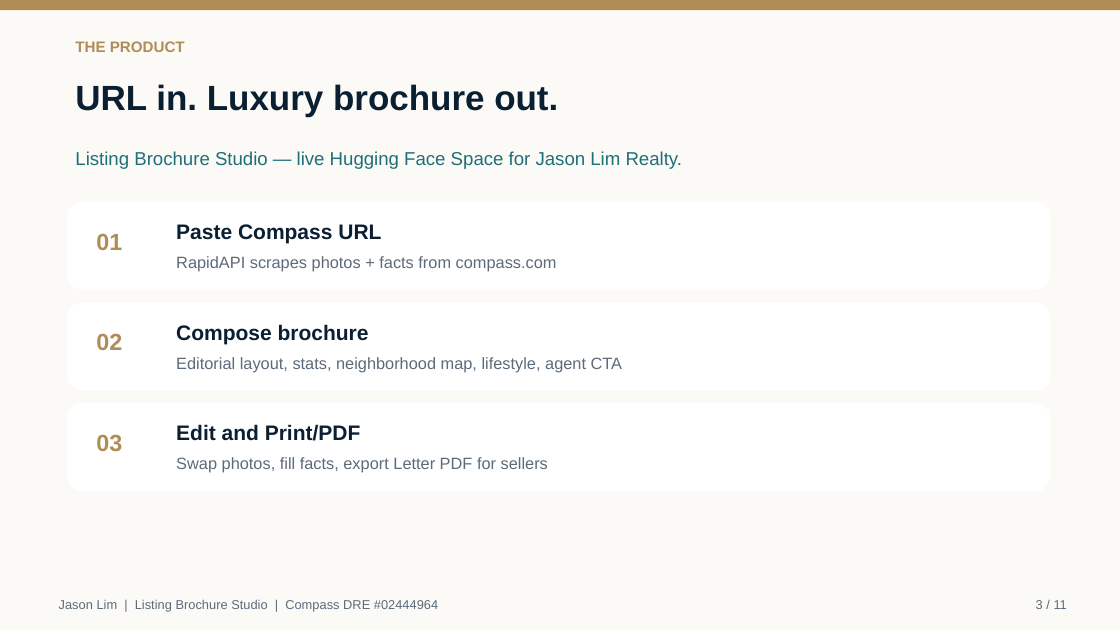
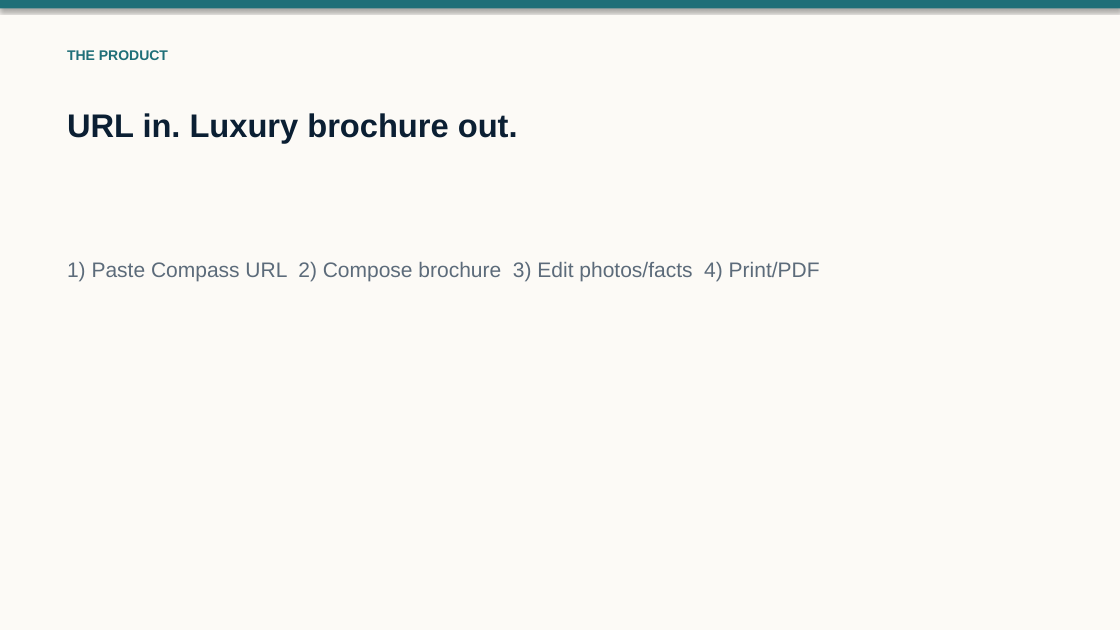
Before and after one commit to jhhlim/LLMFundamentals, a slide deck: slide 3 of Jason_Lim_Project_Notes_Demo_10min_VC_Pitch_Keynote.pptx. Drawn at 1120x630 pixels with LibreOffice and Linux fonts; fonts in the diff are those of the drawing. Boxes give left, top, right and bottom in pixels: in the first picture for what was removed or moved away, otherwise in the second. Text is boxed around its words. In the diff, an @@ line names an element or a change of style, - is before the commit and + after.

```diff
--- a/Jason_Lim_Project_Notes_Demo_10min_VC_Pitch_Keynote.pptx
+++ b/Jason_Lim_Project_Notes_Demo_10min_VC_Pitch_Keynote.pptx
@@ rectangle at (x1=0, y1=0, x2=1120, y2=630): shadow on @@
@@ rectangle at (x1=0, y1=0, x2=1120, y2=8): fill #B08D57 to #1F6F78; shadow on @@
@@ text "THE PRODUCT" moved from (x1=75, y1=41, x2=185, y2=52) to (x1=67, y1=50, x2=168, y2=60) @@
@@ text "THE PRODUCT" at (x1=67, y1=50, x2=168, y2=60): size 13 to 12 pt, text colour #B08D57 to #1F6F78; less space between paragraphs @@
@@ text "URL in. Luxury brochure out." moved from (x1=75, y1=84, x2=558, y2=117) to (x1=67, y1=113, x2=518, y2=143) @@
@@ text "URL in. Luxury brochure out." at (x1=67, y1=113, x2=518, y2=143): size 30 to 28 pt; less space between paragraphs @@
@@ text removed at (x1=75, y1=151, x2=682, y2=169) @@
-Listing Brochure Studio — live Hugging Face Space for Jason Lim Realty.
@@ rounded rectangle removed at (x1=67, y1=202, x2=1050, y2=290) @@
@@ text removed at (x1=96, y1=233, x2=122, y2=250) @@
-01
@@ text removed at (x1=176, y1=224, x2=381, y2=243) @@
-Paste Compass URL
@@ text added at (x1=67, y1=262, x2=820, y2=281), 18 pt, text #5C6B7A @@
+1) Paste Compass URL 2) Compose brochure 3) Edit photos/facts 4) Print/PDF
@@ text removed at (x1=176, y1=256, x2=557, y2=271) @@
-RapidAPI scrapes photos + facts from compass.com
@@ rounded rectangle removed at (x1=67, y1=302, x2=1050, y2=391) @@
@@ text removed at (x1=176, y1=324, x2=369, y2=344) @@
-Compose brochure
@@ text removed at (x1=96, y1=333, x2=122, y2=350) @@
-02
@@ text removed at (x1=176, y1=357, x2=623, y2=372) @@
-Editorial layout, stats, neighborhood map, lifestyle, agent CTA
@@ rounded rectangle removed at (x1=67, y1=403, x2=1050, y2=492) @@
@@ text removed at (x1=96, y1=434, x2=122, y2=452) @@
-03
@@ text removed at (x1=176, y1=424, x2=361, y2=441) @@
-Edit and Print/PDF
@@ text removed at (x1=176, y1=457, x2=548, y2=473) @@
-Swap photos, fill facts, export Letter PDF for sellers
@@ text removed at (x1=59, y1=600, x2=438, y2=612) @@
-Jason Lim | Listing Brochure Studio | Compass DRE #02444964
@@ text removed at (x1=1036, y1=600, x2=1067, y2=609) @@
-3 / 11
```
Also in this commit, not shown: 9 other slides changed, 1 slide added, 1 slide removed, 3 other files.
